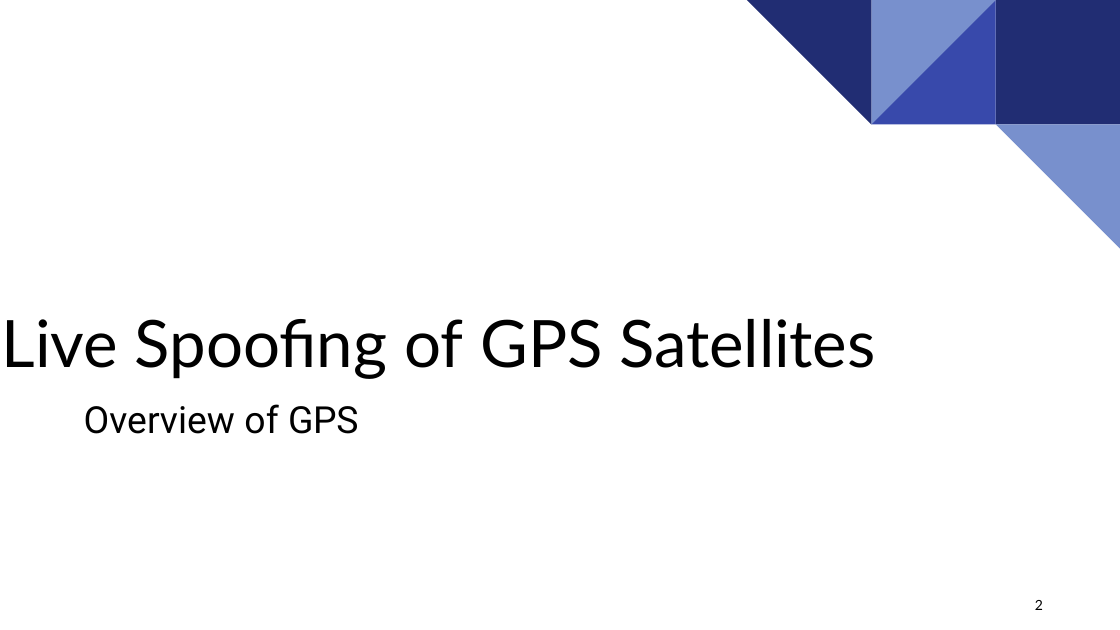
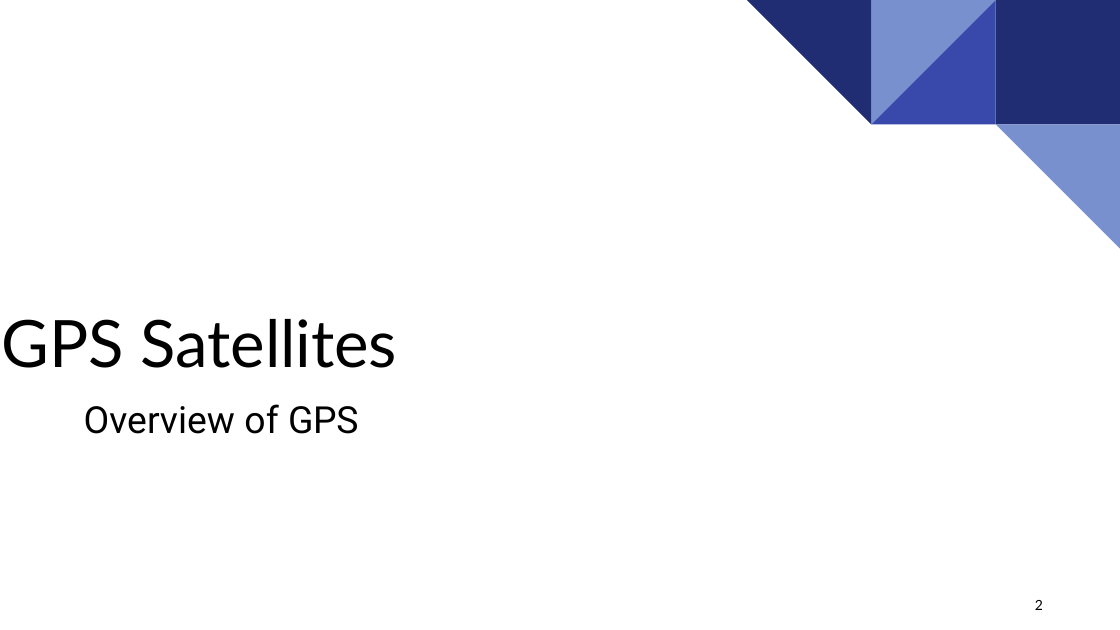
Before and after one commit to nprobert/AutoISAC-ACT-AdvWireless, a slide deck: slide 2 of 4 ACT AW - GPS.pptx. Drawn at 1120x630 pixels with LibreOffice and Linux fonts; fonts in the diff are those of the drawing. Boxes give left, top, right and bottom in pixels: in the first picture for what was removed or moved away, otherwise in the second. Text is boxed around its words. In the diff, an @@ line names an element or a change of style, - is before the commit and + after.

```diff
--- a/4 ACT AW - GPS.pptx
+++ b/4 ACT AW - GPS.pptx
@@ title at bbox=[2, 319, 397, 368]: text changed @@
-Live Spooﬁng of GPS Satellites
+GPS Satellites
```
Also in this commit, not shown: 4 slides added, 6 slides removed, 3 other files.
